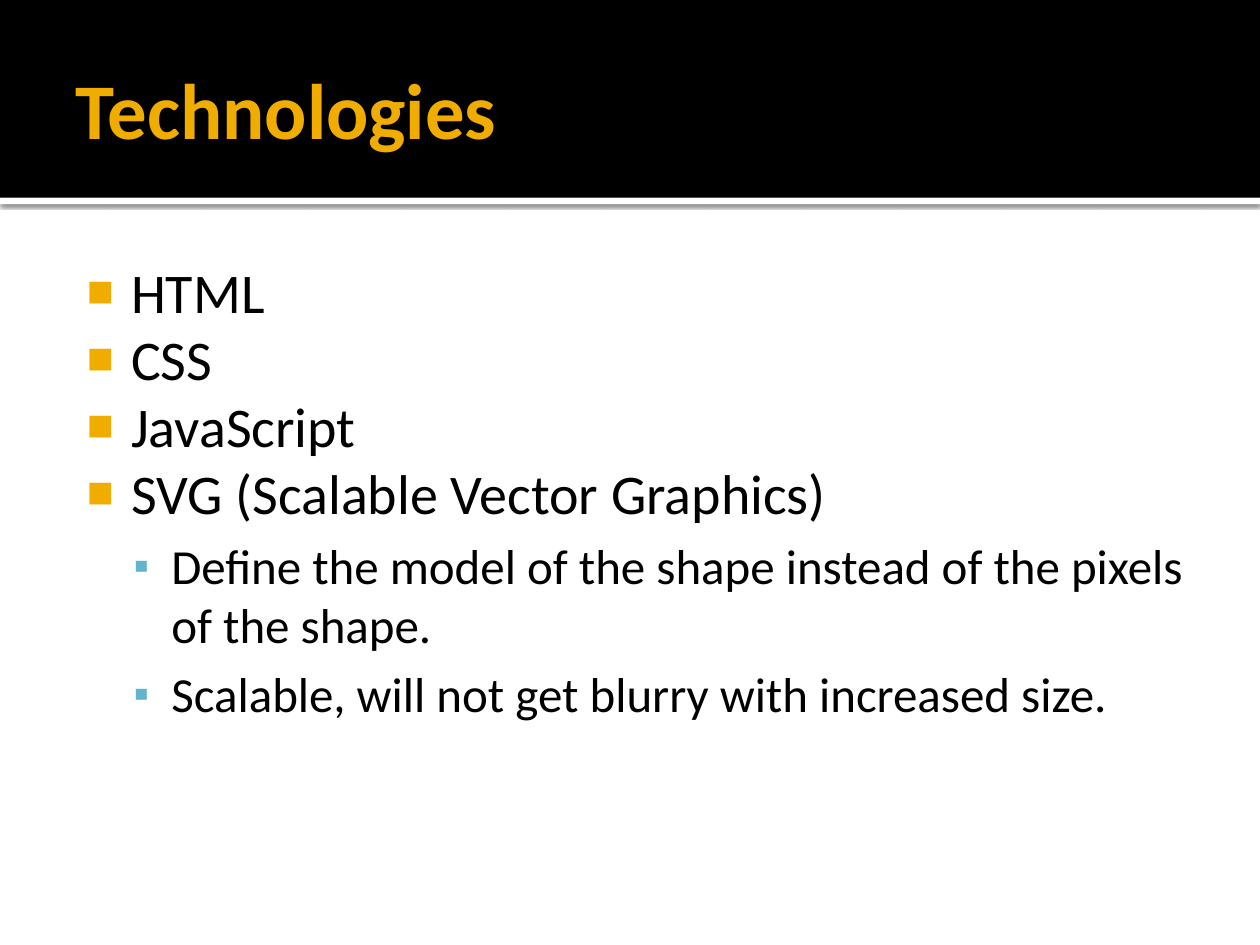
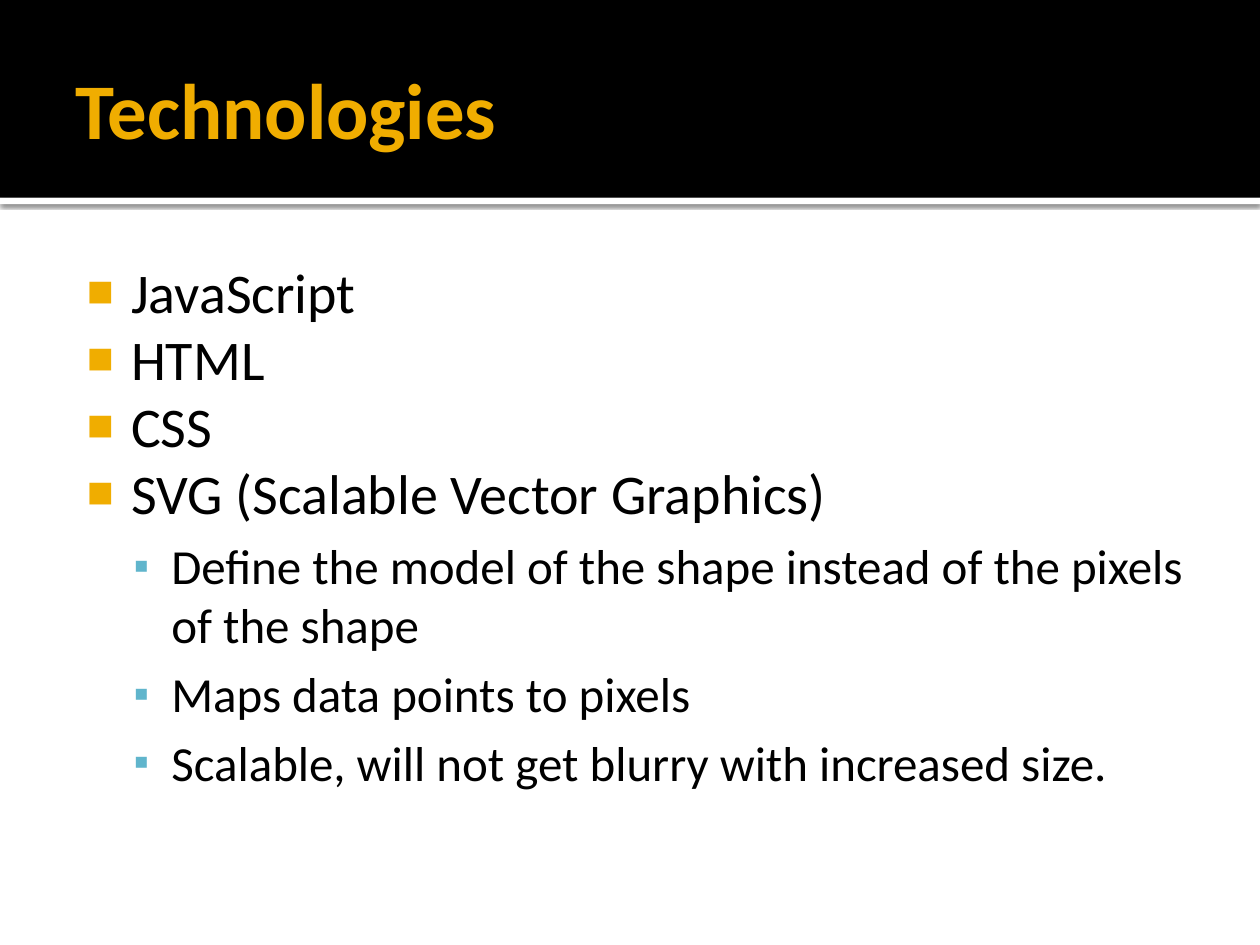
Before and after one commit to cjkb90/D3-Demo, a slide deck: slide 3 of d3.pptx (slide 4 before the commit). Drawn at 1260x945 pixels with LibreOffice and Linux fonts; fonts in the diff are those of the drawing. Boxes give left, top, right and bottom in pixels: in the first picture for what was removed or moved away, otherwise in the second. Text is boxed around its words. In the diff, an @@ line names an element or a change of style, - is before the commit and + after.

Commit message:
Ready for presentation

```diff
--- a/d3.pptx
+++ b/d3.pptx
@@ text at [131, 274, 356, 322]: paragraph added @@
+■ JavaScript
@@ text at [131, 408, 356, 456]: paragraph removed @@
-■ JavaScript
@@ text at [171, 550, 1183, 720]: text changed @@
-  ▪ Define the model of the shape instead of the pixels of the shape.
+  ▪ Define the model of the shape instead of the pixels of the shape
+  ▪ Maps data points to pixels
```
Also in this commit, not shown: 1 slide added, 2 slides removed, 1 other file.
